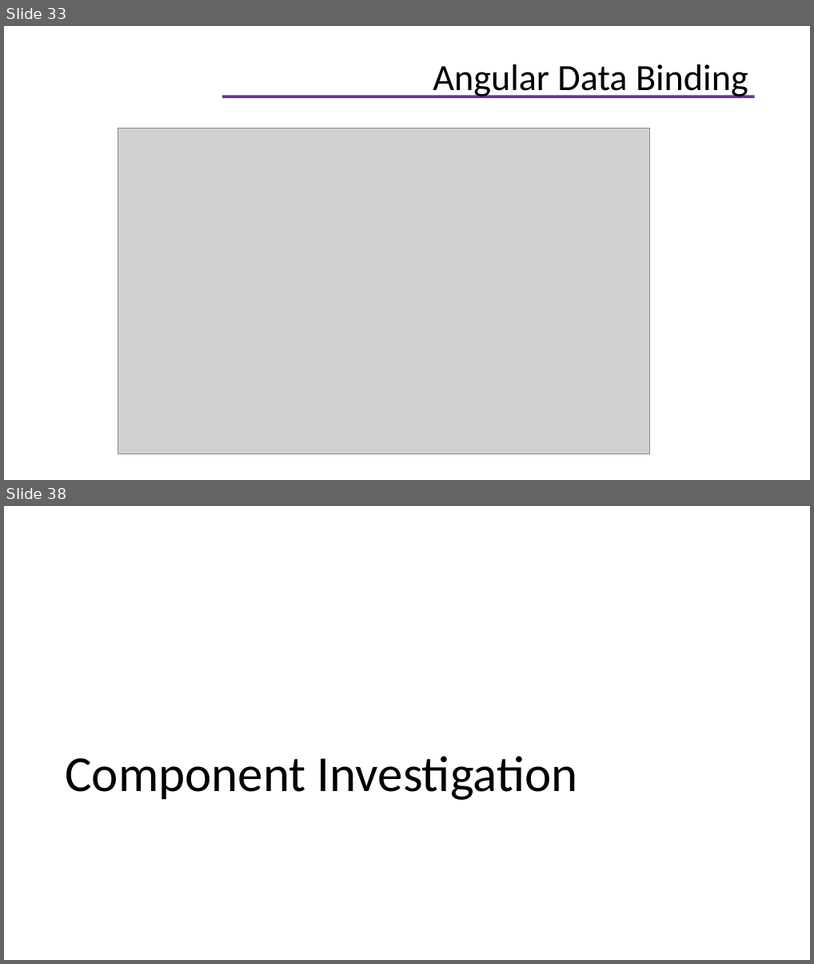
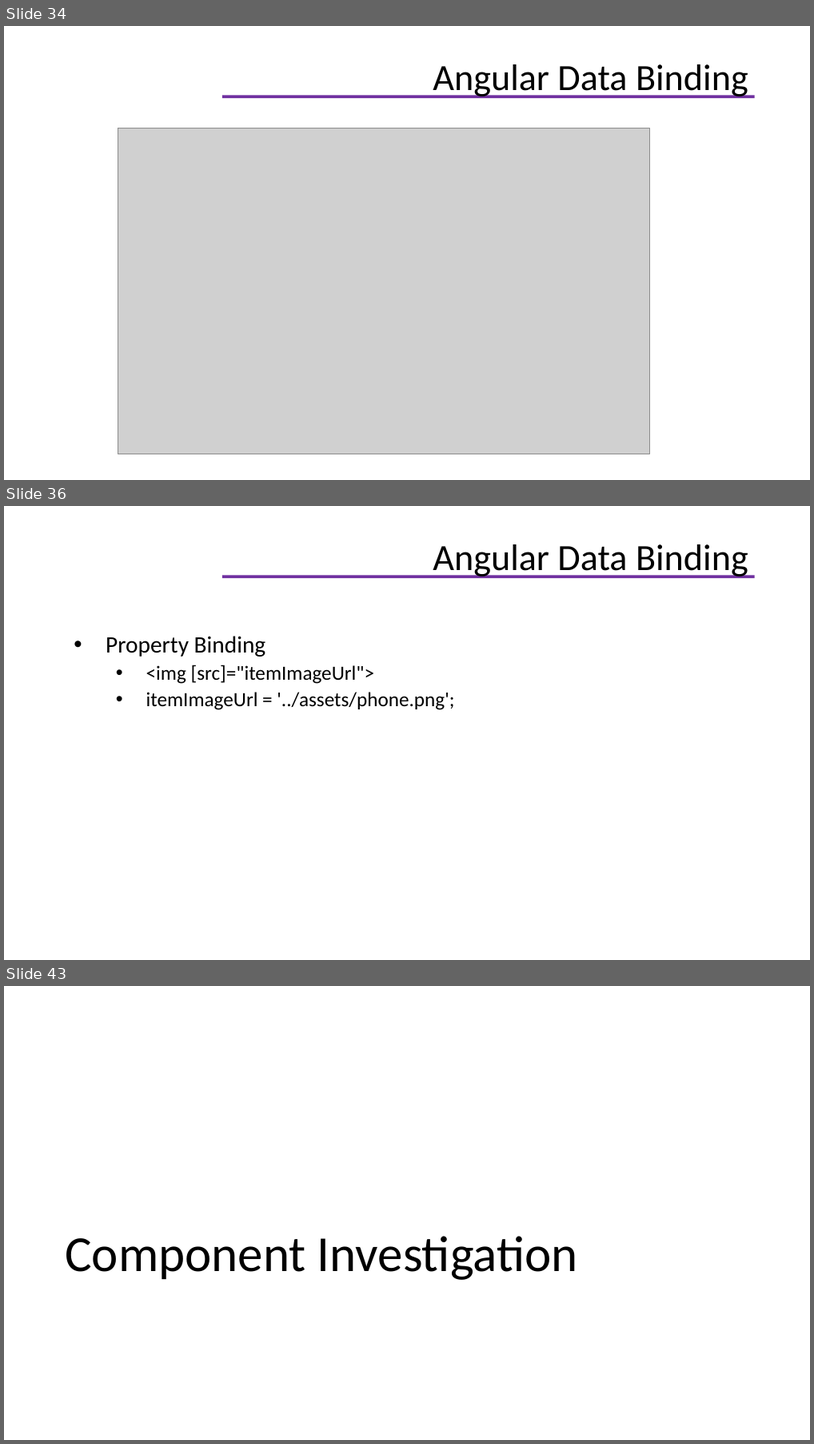
Before and after one commit to helenhash/angular-training, a slide deck: docs/Angular Training.pptx. Shown one above the other, each under a label of ours: slides 33 and 38 before the commit, slides 34, 36 and 43 after it; the slides between them are not shown. The pictures are 814x964 and 814x1444 pixels, drawn with LibreOffice and Linux fonts; fonts in the diff are those of the drawing; grey boxes stand for pictures; background and template pictures are left out. Boxes give left, top, right and bottom in pixels: in the first picture for what was removed or moved away, otherwise in the second. Text is boxed around its words. In the diff, an @@ line names an element or a change of style, - is before the commit and + after.

```diff
--- a/docs/Angular Training.pptx
+++ b/docs/Angular Training.pptx
@@ slide 36 added at [4, 506, 810, 960], background #FFFFFF; not listed: 1 template element that a slide beside it also shows @@
@@ title added at [433, 544, 749, 578], 33 pt, text #000000 @@
+Angular Data Binding
@@ text added at [106, 636, 454, 710], 18 pt, text #000000 @@
+• Property Binding
+  • <img [src]="itemImageUrl">
+  • itemImageUrl = '../assets/phone.png';
@@ what was slide 33 is now slide 34 @@
@@ what was slide 38 is now slide 43 @@
```
Also in this commit, not shown: 4 slides changed, 5 other slides added, 1 slide removed, 19 other files.
